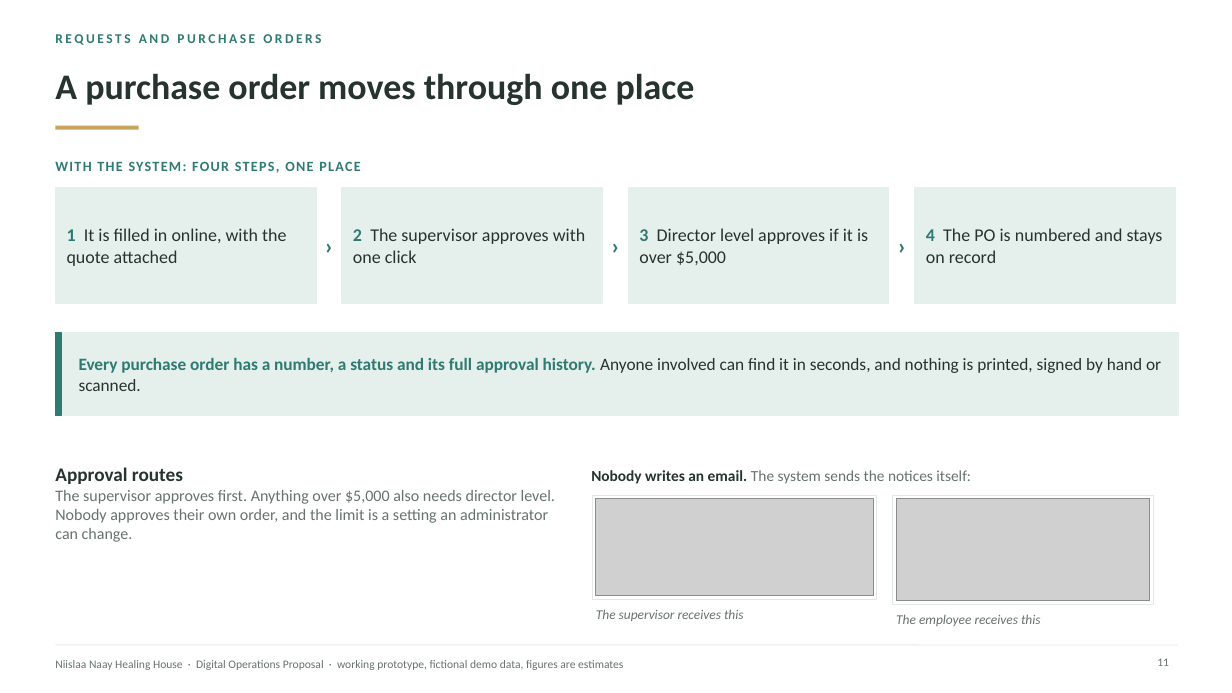
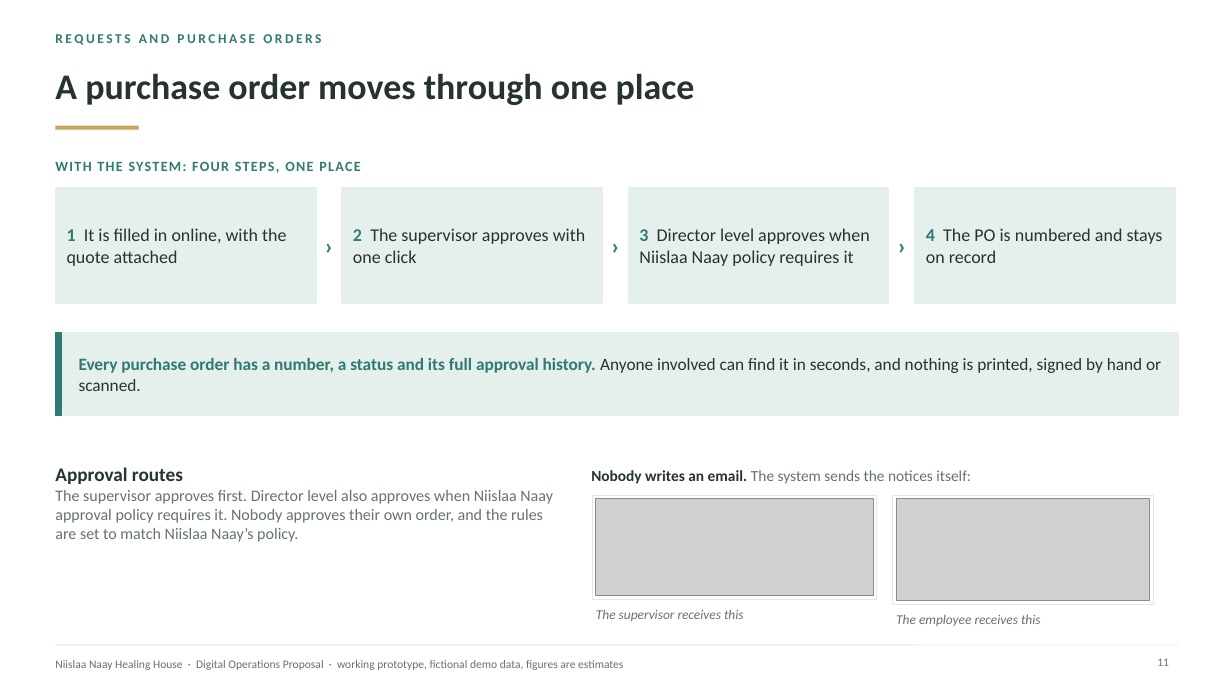
Before and after one commit to AndalibOlee/Portfolio, a slide deck: slide 11 of demo-platform/docs/Niislaa_Naay_Healing_House_Executive_Digital_Operations_Proposal.pptx. Drawn at 1232x693 pixels with LibreOffice and Linux fonts; fonts in the diff are those of the drawing; grey boxes stand for pictures. Boxes give left, top, right and bottom in pixels: in the first picture for what was removed or moved away, otherwise in the second. Text is boxed around its words. In the diff, an @@ line names an element or a change of style, - is before the commit and + after.

```diff
--- a/demo-platform/docs/Niislaa_Naay_Healing_House_Executive_Digital_Operations_Proposal.pptx
+++ b/demo-platform/docs/Niislaa_Naay_Healing_House_Executive_Digital_Operations_Proposal.pptx
@@ text at (639,228,870,266): text changed @@
-3 Director level approves if it is over $5,000
+3 Director level approves when Niislaa Naay policy requires it
@@ text at (55,490,553,542): text changed @@
-The supervisor approves first. Anything over $5,000 also needs director level. Nobody approves their own order, and the limit is a setting an administrator can change.
+The supervisor approves first. Director level also approves when Niislaa Naay approval policy requires it. Nobody approves their own order, and the rules are set to match Niislaa Naay’s policy.
```
Also in this commit, not shown: 2 other slides changed, 8 other files.
